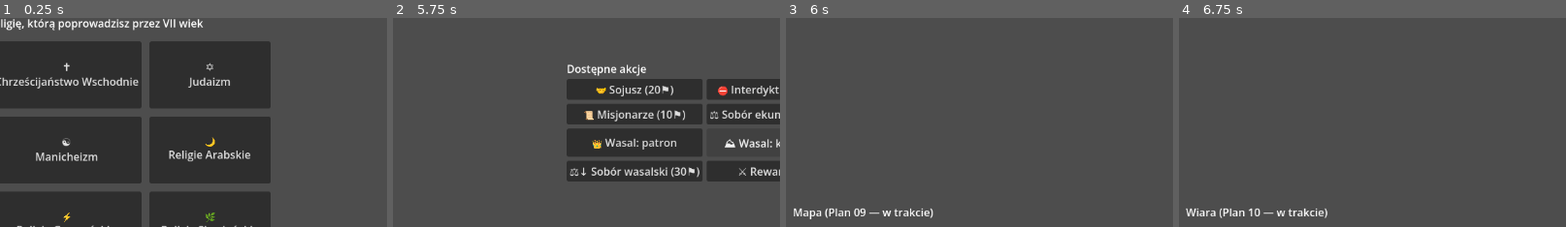
Above: before the commit, frames 1-4 (left to right).
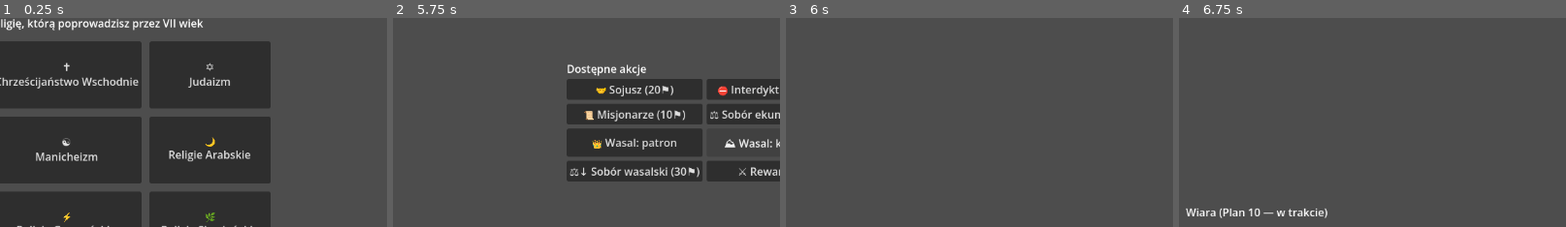
Above: after the commit, the same moments.

Repository: tomi77/church-manager
Game: Godot game, scene res://scenes/Main.tscn
The game is run twice, just before and just after one commit, with the same random seed, the same clock (stepped at 60 frames per second) and the same inputs. The project has no main scene, so this scene is started directly.
Inputs:
- Up to frame 1 (0.25 s): no input
- Up to frame 2 (5.75 s): click "☪ Islam" at 0.5 s; click "Rozpocznij grę →" at 1.25 s; click "Zakończ turę →" at 2 s; click "🤝 Sojusz (20⚑)" at 2.75 s; click "📜 Misjonarze (10⚑)" at 3.5 s; click "👑 Wasal: patron" at 4.25 s; click "⛰ Wasal: klient" at 5 s
- Up to frame 3 (6 s): click "🗺 Mapa" at 5.75 s
- Up to frame 4 (6.75 s): click "🕌 Wiara" at 6.5 s
The pictures show only the part of the screen within x 40-90%, y 12-62%; the shares and areas given below are measured in that part.

Frames 1-2 are identical in both runs. In frame 3, 0.7% of the frame differs, in the area x 2-39%, y 91-97%; in frame 4, nothing differs.
Error in both runs: Invalid access to property or key 'player_religion_id' on a base object of type 'Nil'. (res://scripts/ui/world/ActionPanel.gd:274)

Commit message:
feat(ui): MainShell — MapaTab is now MapView (was PlaceholderTab)
Co-Authored-By: Claude Sonnet 4.6 <noreply@anthropic.com>

Diff:
--- a/scenes/ui/MainShell.tscn
+++ b/scenes/ui/MainShell.tscn
@@ -1,10 +1,11 @@
-[gd_scene load_steps=6 format=3]
+[gd_scene load_steps=7 format=3]
 
 [ext_resource type="Script" path="res://scripts/ui/MainShell.gd" id="1"]
 [ext_resource type="PackedScene" path="res://scenes/ui/Header.tscn" id="2"]
 [ext_resource type="PackedScene" path="res://scenes/ui/TabBar.tscn" id="3"]
 [ext_resource type="PackedScene" path="res://scenes/ui/PlaceholderTab.tscn" id="4"]
 [ext_resource type="PackedScene" path="res://scenes/ui/world/WorldTab.tscn" id="5"]
+[ext_resource type="PackedScene" path="res://scenes/ui/map/MapView.tscn" id="6"]
 
 [node name="MainShell" type="Control"]
 script = ExtResource("1")
@@ -26,7 +27,7 @@
 size_flags_horizontal = 3
 size_flags_vertical = 3
 
-[node name="MapaTab" parent="VBox/ContentArea" instance=ExtResource("4")]
+[node name="MapaTab" parent="VBox/ContentArea" instance=ExtResource("6")]
 unique_name_in_owner = true
 visible = false
 
--- a/scripts/ui/MainShell.gd
+++ b/scripts/ui/MainShell.gd
@@ -4,7 +4,7 @@
 @onready var _header: Header = %Header
 @onready var _tab_bar: UITabBar = %TabBar
 @onready var _content := %ContentArea
-@onready var _mapa_tab: PlaceholderTab = %MapaTab
+@onready var _mapa_tab: MapView = %MapaTab
 @onready var _wiara_tab: PlaceholderTab = %WiaraTab
 @onready var _swiat_tab: Control = %SwiatTab
 @onready var _frakcje_tab: PlaceholderTab = %FrakcjeTab
@@ -12,7 +12,6 @@
 var state: Node = null
 
 func _ready() -> void:
-    _mapa_tab.set_title("Mapa (Plan 09 — w trakcie)")
     _wiara_tab.set_title("Wiara (Plan 10 — w trakcie)")
     _frakcje_tab.set_title("Frakcje (Plan 11 — w trakcie)")
     _tab_bar.tab_changed.connect(_on_tab_changed)
@@ -25,6 +24,7 @@
     state = s
     _header.bind_state(s)
     _tab_bar.bind_state(s)
+    _mapa_tab.bind_state(s)
     if _swiat_tab.has_method("bind_state"):
         _swiat_tab.bind_state(s)
     refresh()
@@ -32,6 +32,8 @@
 func refresh() -> void:
     _header.refresh()
     _tab_bar.refresh()
+    if _mapa_tab.has_method("refresh"):
+        _mapa_tab.refresh()
     if _swiat_tab.has_method("refresh"):
         _swiat_tab.refresh()
 
--- a/tests/ui/test_main_shell.gd
+++ b/tests/ui/test_main_shell.gd
@@ -34,16 +34,32 @@
     assert_true(shell.get_node("%WiaraTab").visible)
     assert_false(shell.get_node("%SwiatTab").visible)
 
-func test_shell_placeholders_have_correct_titles():
+func test_shell_wiara_frakcje_placeholders_have_correct_titles():
     var state := _make_state()
     add_child_autofree(state)
     var shell := await _instance_shell(state)
-    var mapa: PlaceholderTab = shell.get_node("%MapaTab")
     var wiara: PlaceholderTab = shell.get_node("%WiaraTab")
     var frakcje: PlaceholderTab = shell.get_node("%FrakcjeTab")
-    assert_string_contains(mapa.title, "Plan 09")
     assert_string_contains(wiara.title, "Plan 10")
     assert_string_contains(frakcje.title, "Plan 11")
+
+func test_main_shell_renders_map_view_in_mapa_tab():
+    var state := _make_state()
+    add_child_autofree(state)
+    var shell := await _instance_shell(state)
+    shell.get_node("%TabBar").set_current_tab("mapa")
+    var map_view: MapView = shell.get_node("%MapaTab")
+    assert_not_null(map_view)
+    assert_true(map_view.visible)
+    assert_eq(map_view.get_node_count(), 12)
+
+func test_main_shell_hides_map_view_in_other_tabs():
+    var state := _make_state()
+    add_child_autofree(state)
+    var shell := await _instance_shell(state)
+    shell.get_node("%TabBar").set_current_tab("swiat")
+    var map_view = shell.get_node("%MapaTab")
+    assert_false(map_view.visible)
 
 func test_shell_end_turn_refreshes():
     var state := _make_state()
